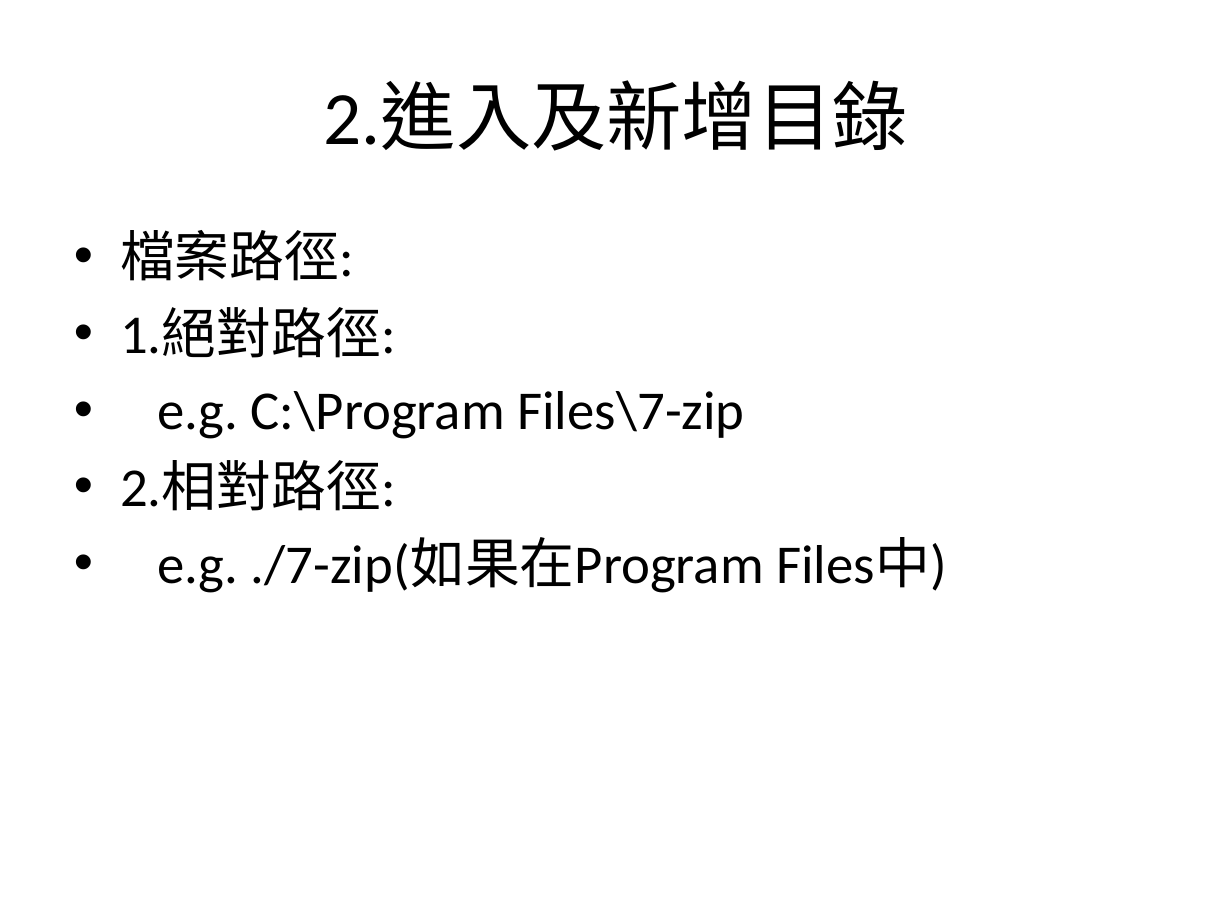
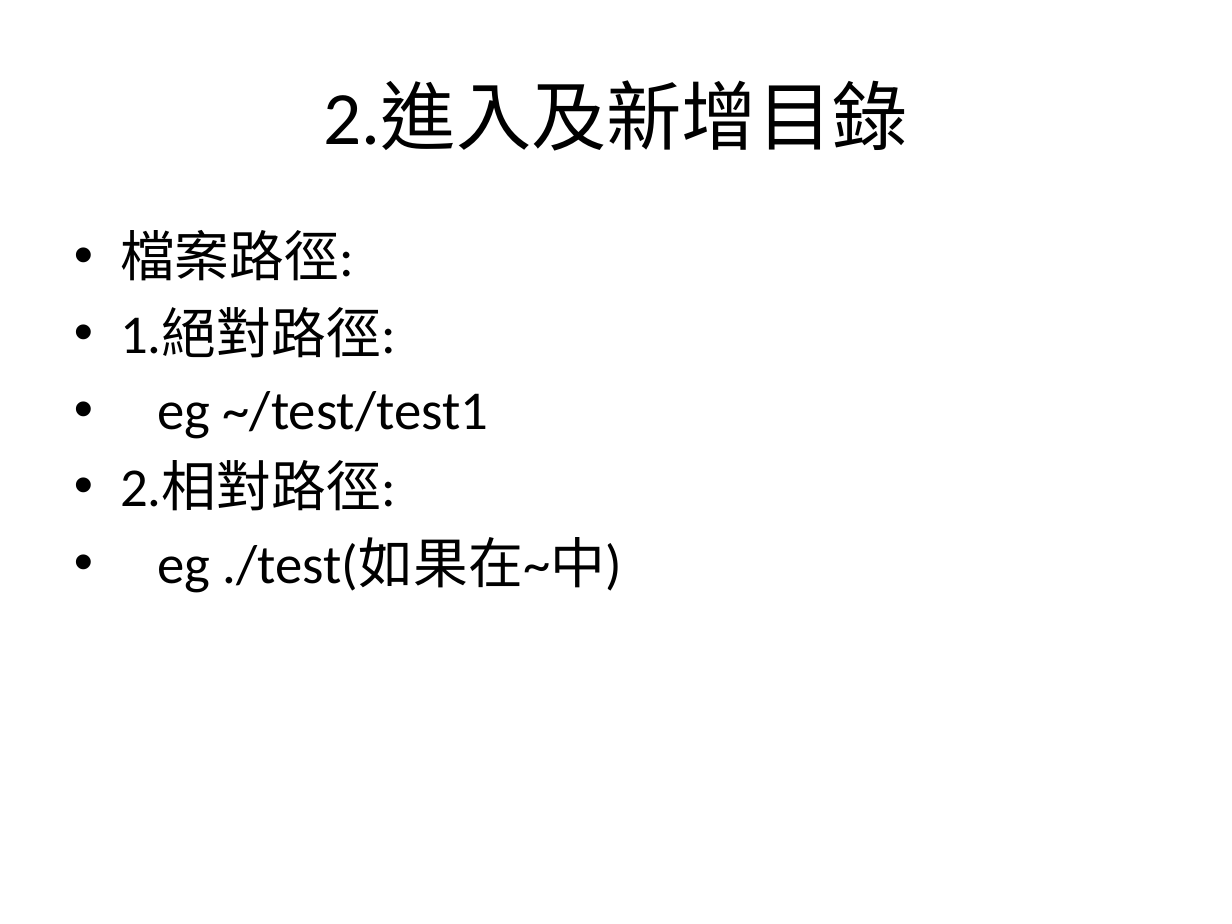
Before and after one commit to charlie11438/note, a slide deck: slide 5 of Linux/Linux_1.pptx. Drawn at 1232x924 pixels with LibreOffice and Linux fonts; fonts in the diff are those of the drawing. Boxes give left, top, right and bottom in pixels: in the first picture for what was removed or moved away, otherwise in the second. Text is boxed around its words. In the diff, an @@ line names an element or a change of style, - is before the commit and + after.

```diff
--- a/Linux/Linux_1.pptx
+++ b/Linux/Linux_1.pptx
@@ text at [157, 391, 489, 439]: text changed @@
-• e.g. C:\Program Files\7-zip
+• eg ~/test/test1
@@ text at [157, 537, 622, 593]: text changed @@
-• e.g. ./7-zip(如果在Program Files中)
+• eg ./test(如果在~中)
```
Also in this commit, not shown: 8 other slides changed.
